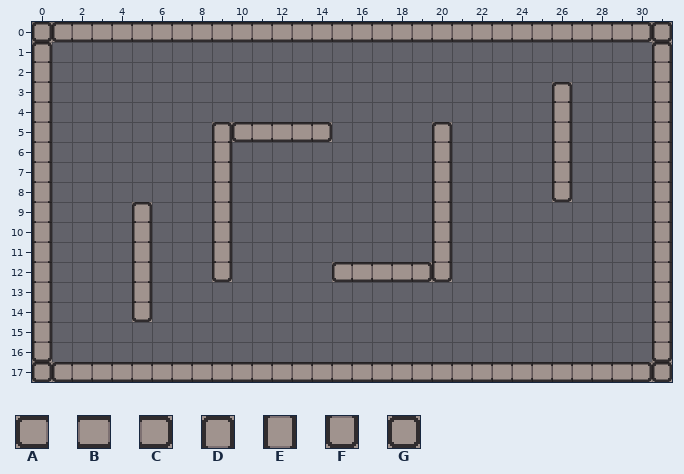
Tiled map -- data/maps/tiled/map_1.tmx. Above, as it was before the edit.
Cells are 32x32 px. Shown: x 0..31, y 0..17.
Key: from "tileset_1": A 0 "tile_0", B 1 "tile_1", C 2 "tile_2", D 3 "tile_3", E 4 "tile_4", F 5 "tile_5", G 6 "tile_6".
_ is an empty cell.
Layer "Kachelebene 1" before, first column x 0:
 0 GABBBBBBBBBBBBBBBBBBBBBBBBBBBBCG
 1 D______________________________D
 2 E______________________________E
 3 E_________________________D____E
 4 E_________________________E____E
 5 E________DABBBC_____D_____E____E
 6 E________E__________E_____E____E
 7 E________E__________E_____E____E
 8 E________E__________E_____F____E
 9 E____D___E__________E__________E
10 E____E___E__________E__________E
11 E____E___E__________E__________E
12 E____E___F_____ABBBCF__________E
13 E____E_________________________E
14 E____F_________________________E
15 E______________________________E
16 F______________________________F
17 GABBBBBBBBBBBBBBBBBBBBBBBBBBBBCG
And afterwards:
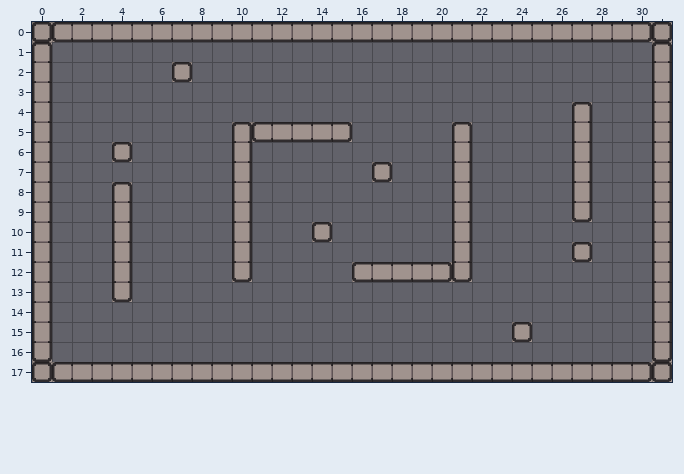
Diff:
Changed rows in their new state; . is an unchanged cell.
Layer "Kachelebene 1":
first column x 4:
 2 ...G....................
 3 ......................_.
 4 ......................_D
 5 ....._DA..BC...._D...._E
 6 G...._E........._E...._E
 7 ....._E......G.._E...._E
 8 D...._E........._E...._E
 9 E_..._E........._E.....F
10 E_..._E...G....._E......
11 E_..._E........._E.....G
12 E_..._F...._A..BCF......
13 F_......................
14 ._......................
15 ....................G...
